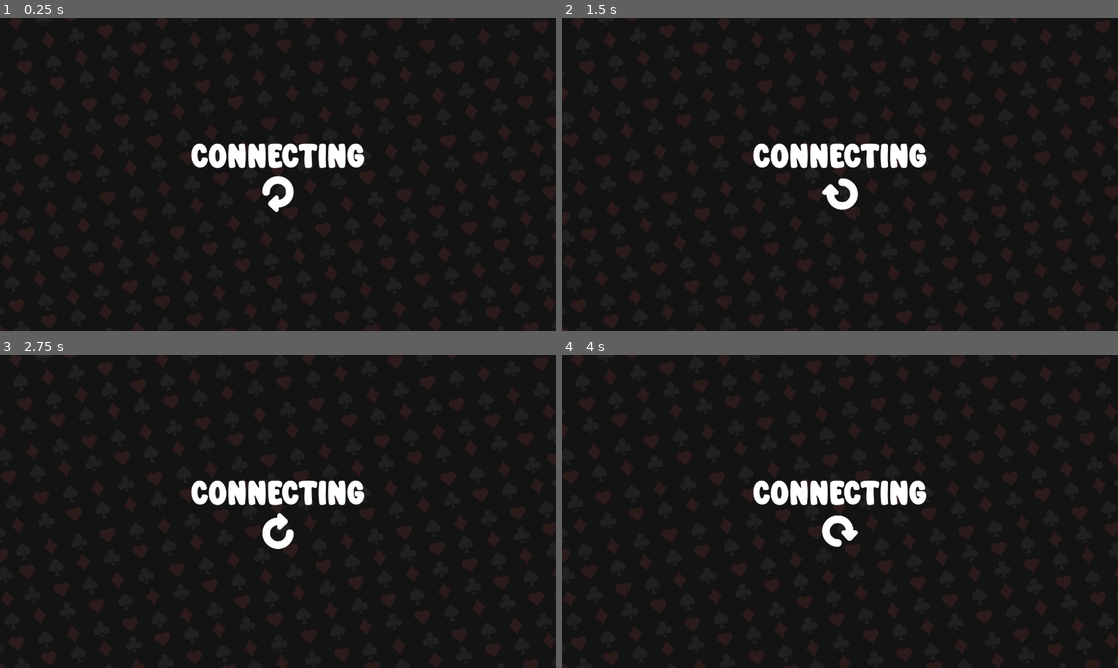
Above: before the commit, frames 1-4 (two rows, left to right).
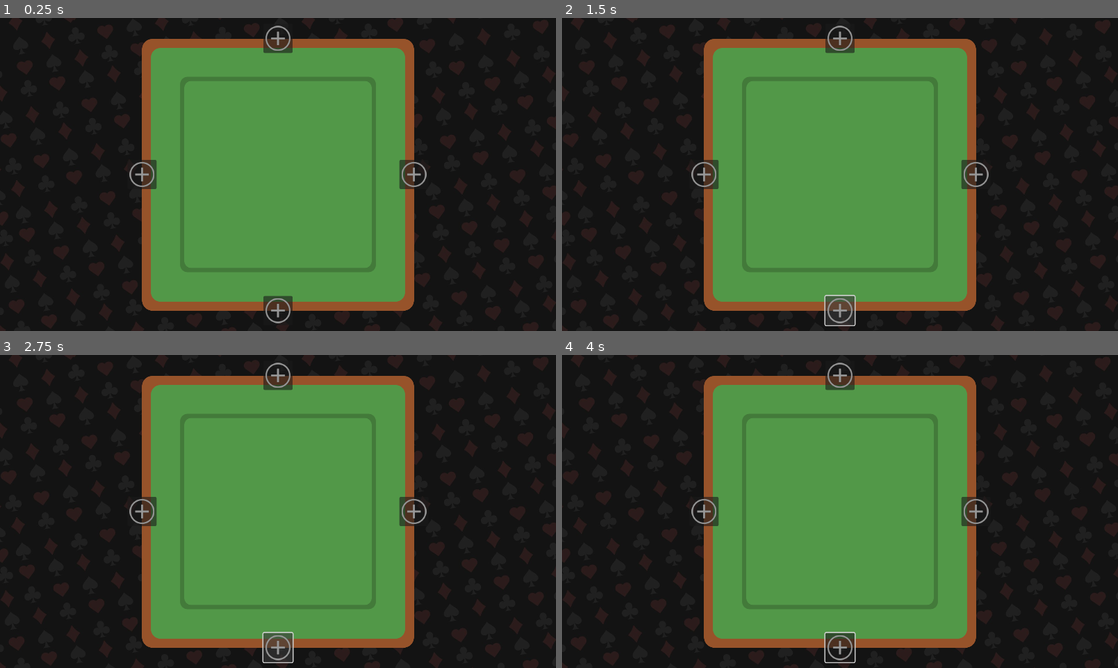
Above: after the commit, the same moments.

Repository: 0xEvsky/marboota-hearts-gm
Game: Godot game, scene res://scenes/game.tscn
The game is run twice, just before and just after one commit, with the same random seed, the same clock (stepped at 60 frames per second) and the same inputs.
Inputs (mouse positions are in pixels of both pictures, inside the frame that each line leads up to):
- Up to frame 1 (0.25 s): no input
- Up to frame 2 (1.5 s): click (840, 309) at 0.52 s; click (840, 309) at 1.27 s
- Up to frame 3 (2.75 s): click (278, 646) at 2.02 s
- Up to frame 4 (4 s): tap Enter (ui_accept) at 2.75, 3.02, 3.77 s; move the mouse to (962, 495) at 2.77 s; click (962, 495) at 2.85 s; move the mouse to (728, 527) at 3.52 s; click (728, 527) at 3.6 s

The runs differ from the first frame. In frame 1, 43% of the frame differs, in the area x 23-77%, y 2-98%; in frame 2, 43%, in the area x 23-77%, y 2-99%; in frame 3, 43%; in frame 4, 43%.
Error after the commit: Invalid access to property or key 'state' on a base object of type 'Nil'. (res://scripts/seat.gd:52)

Commit message:
fix table place

Diff:
--- a/game/project.godot
+++ b/game/project.godot
@@ -30,8 +30,8 @@
 
 window/size/viewport_width=1280
 window/size/viewport_height=720
-window/stretch/mode="viewport"
-window/stretch/aspect="expand"
+window/stretch/mode="canvas_items"
+window/stretch/aspect="keep_width"
 
 [file_customization]
 
--- a/game/scenes/game.tscn
+++ b/game/scenes/game.tscn
@@ -49,6 +49,7 @@
 [node name="Game" type="Node2D"]
 
 [node name="LoadingUI" type="CanvasLayer" parent="."]
+visible = false
 script = ExtResource("1_w3f0r")
 
 [node name="LoadingScreen" type="Control" parent="LoadingUI"]
--- a/game/scripts/loading_ui.gd
+++ b/game/scripts/loading_ui.gd
@@ -3,7 +3,7 @@
 
 # Called when the node enters the scene tree for the first time.
 func _ready() -> void:
-	show()
+	#show()
 	NetworkManager.AUTH_accepted.connect(func() -> void:
 		hide()
 	)
--- a/game/scripts/table.gd
+++ b/game/scripts/table.gd
@@ -6,7 +6,6 @@
 var play_started := false
 
 func _ready() -> void:
-	#global_position = DisplayServer.window_get_size()/2.0
 	Globals.table = self
 	EventManager.GAMESTART_received.connect(_on_gamestart)
 	EventManager.TRUMPSTART_received.connect(_on_trumpstart)
